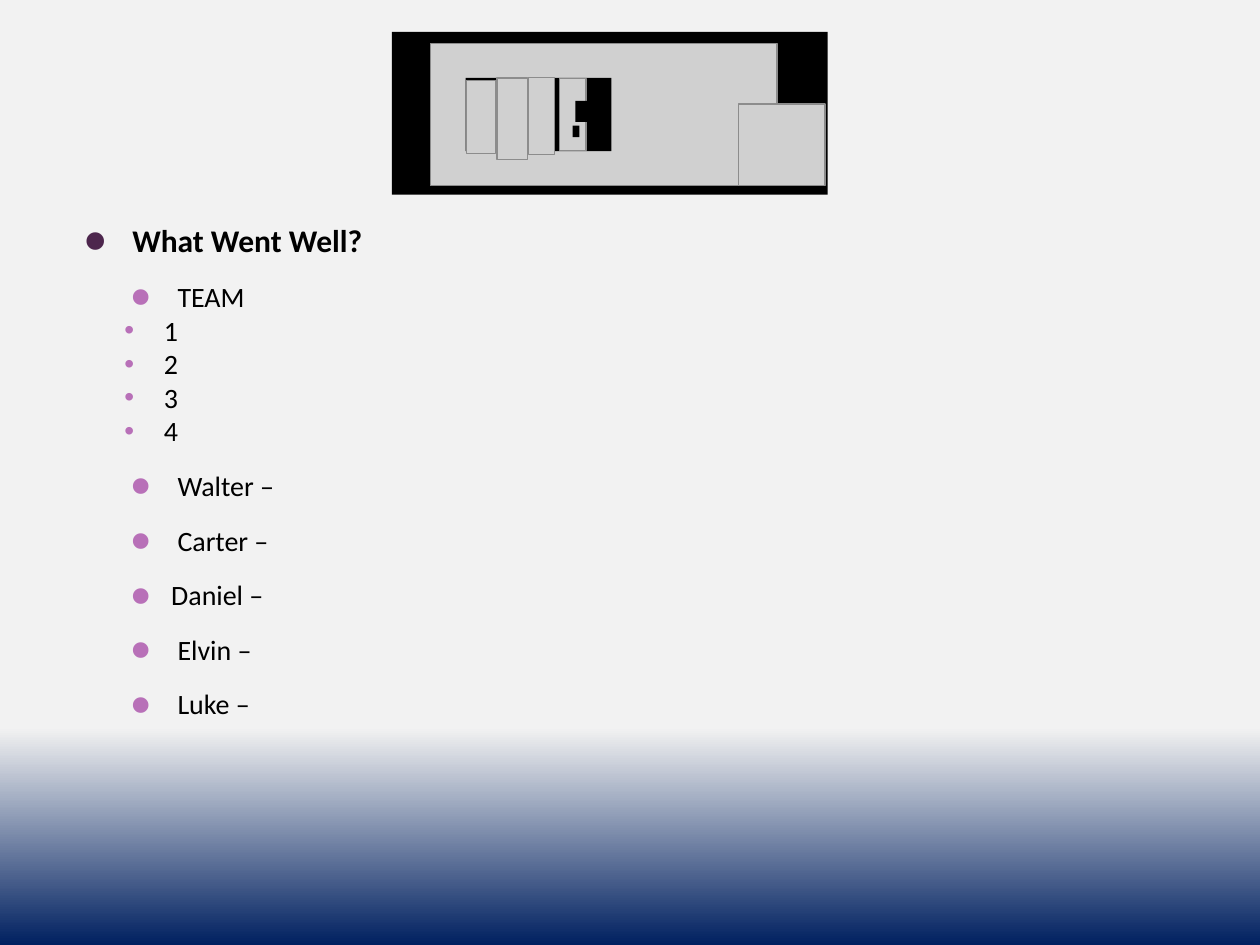
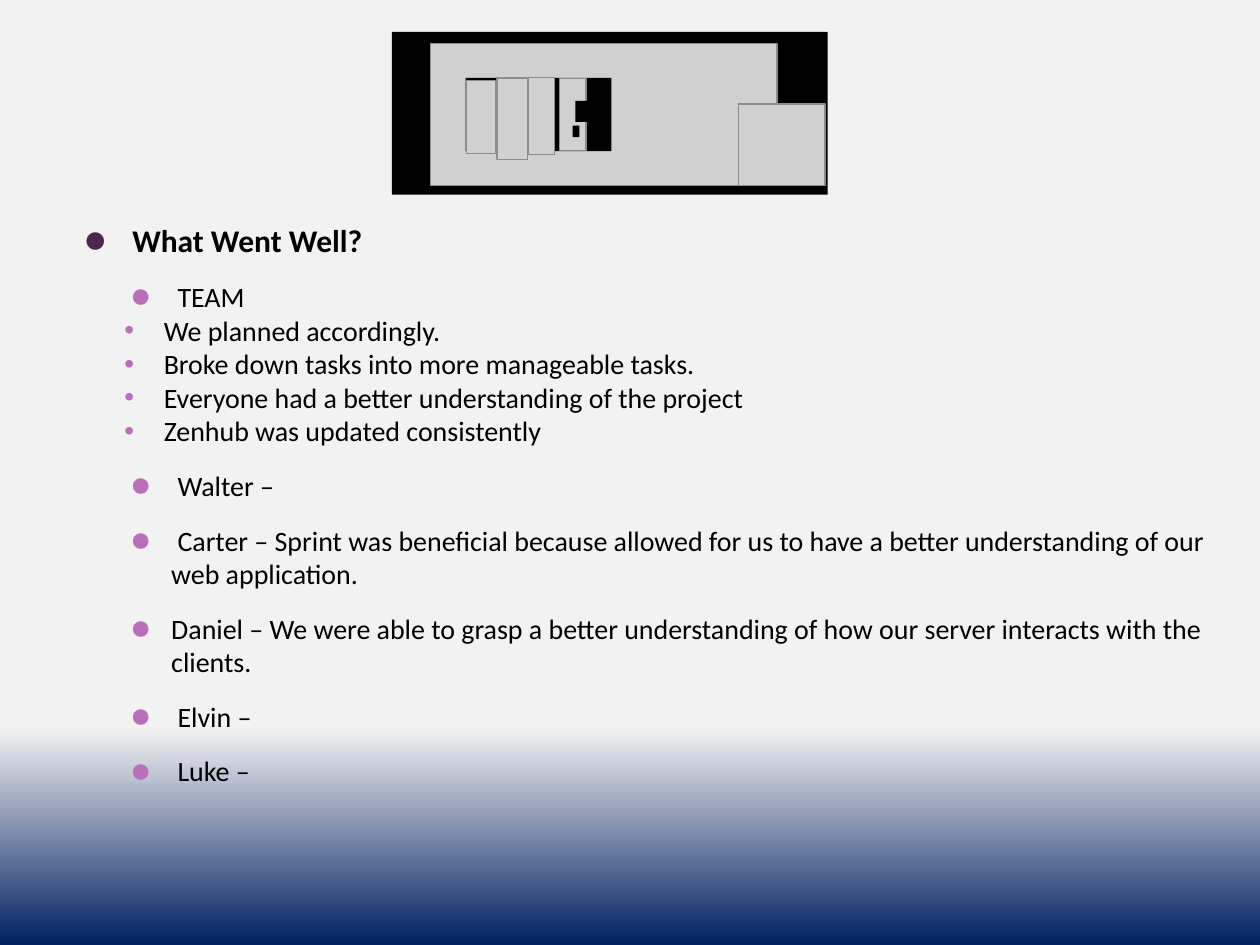
Before and after one commit to cs3398-borgs-bros/JeopardyChamp-Project, a slide deck: slide 1 of docs/Borgs_Retrospective - Sprint 2.pptx. Drawn at 1260x945 pixels with LibreOffice and Linux fonts; fonts in the diff are those of the drawing; grey boxes stand for pictures. Boxes give left, top, right and bottom in pixels: in the first picture for what was removed or moved away, otherwise in the second. Text is boxed around its words. In the diff, an @@ line names an element or a change of style, - is before the commit and + after.

```diff
--- a/docs/Borgs_Retrospective - Sprint 2.pptx
+++ b/docs/Borgs_Retrospective - Sprint 2.pptx
@@ text at <box>164,321,743,446</box>: text changed @@
-• 1
-• 2
-• 3
-• 4
+• We planned accordingly.
+• Broke down tasks into more manageable tasks.
+• Everyone had a better understanding of the project
+• Zenhub was updated consistently
@@ text at <box>171,531,1203,673</box>: text changed @@
-    ⚫ Carter –
-    ⚫ Daniel –
+    ⚫ Carter – Sprint was beneficial because allowed for us to have a better understanding of our web application.
+    ⚫ Daniel – We were able to grasp a better understanding of how our server interacts with the clients.
```
Also in this commit, not shown: 2 other slides changed.
